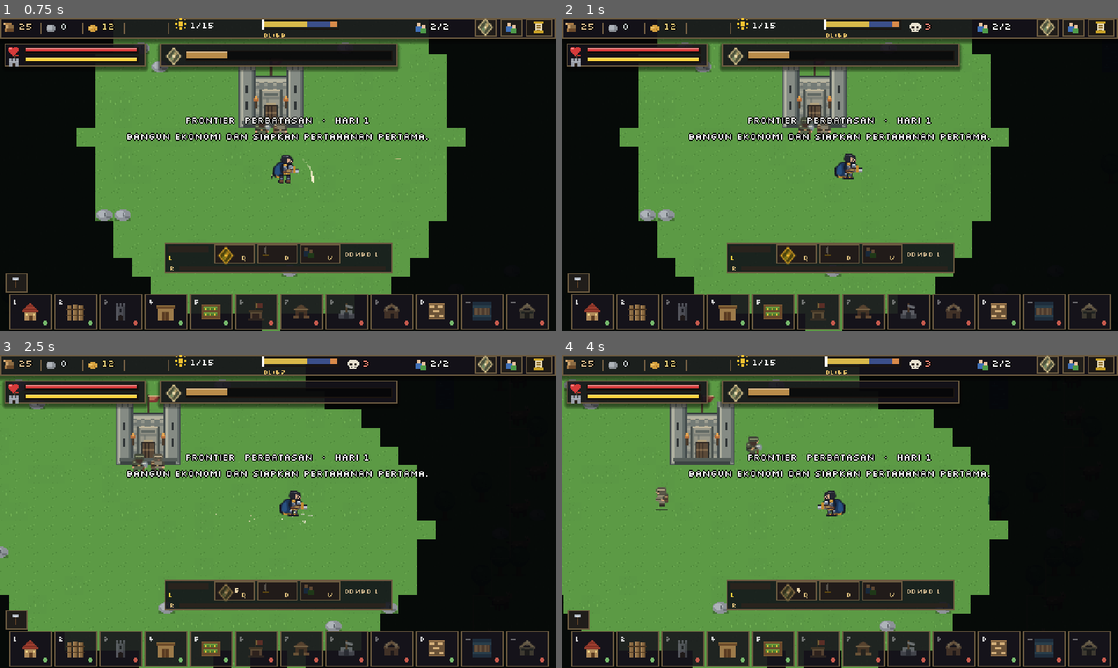
Above: before the commit, frames 1-4 (two rows, left to right).
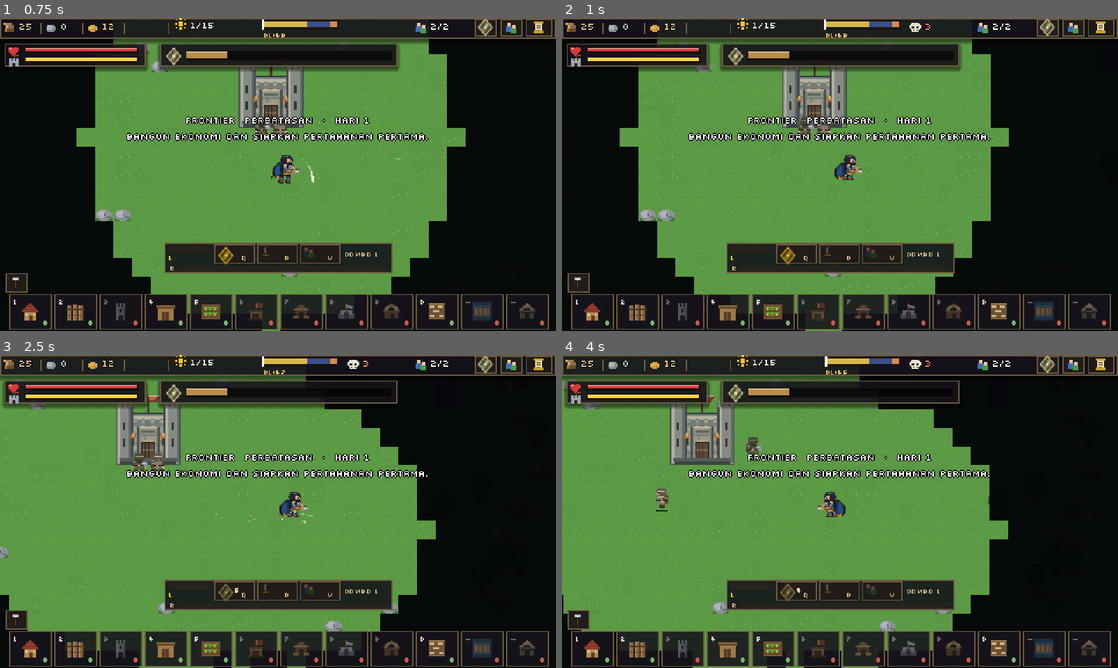
Above: after the commit, the same moments.

Repository: shimleabyte/hold-the-keep
Game: Godot game, scene res://scenes/main.tscn
The game is run twice, just before and just after one commit, with the same random seed, the same clock (stepped at 60 frames per second) and the same inputs.
Inputs (mouse positions are in pixels of both pictures, inside the frame that each line leads up to):
- Up to frame 1 (0.75 s): tap Enter (ui_accept) at 0.5 s; move the mouse to (400, 158) at 0.52 s; hold D (move_right) from 0.53 s (still down); hold F (attack) from 0.53 s (still down); click (400, 158) at 0.67 s
- Up to frame 2 (1 s): keep holding D (move_right); keep holding F (attack); tap Enter (ui_accept) at 0.77 s
- Up to frame 3 (2.5 s): release D (move_right) at 1.25 s; release F (attack) at 1.25 s; drag from (166, 527) to (250, 574) at 1.27 s; move the mouse to (333, 442) at 2.02 s; hold D (move_right) from 2.03 s (still down); hold F (attack) from 2.03 s (still down); tap Q (ability_dash) at 2.1 s
- Up to frame 4 (4 s): release D (move_right) at 2.75 s; release F (attack) at 2.75 s; drag from (812, 574) to (673, 464) at 2.77 s; move the mouse to (1006, 558) at 3.52 s; hold A (move_left) from 3.53 s (still down); hold F (attack) from 3.53 s (still down); tap Enter (ui_accept) at 3.77 s

Frame 1 is identical in both runs. In frame 2, 0.2% of the frame differs, in the area x 49-54%, y 43-52%; in frame 3, 0.1%; in frame 4, 0.3%, in the area x 16-51%, y 26-52%.

Commit message:
fix: keep protagonist locomotion grounded

Diff:
--- a/scripts/entities/sprite_anim.gd
+++ b/scripts/entities/sprite_anim.gd
@@ -258,12 +258,10 @@
         "idle":
             # Napas halus satu piksel, dengan fase awal berbeda per unit.
             return Vector2(0, -roundf(sin(_motion_t * TAU * 0.7 + _motion_phase) * 0.55))
-        "walk":
-            var walk_lift := absf(sin(progress * TAU))
-            return Vector2(0, -roundf(walk_lift))
-        "run":
-            var run_lift := absf(sin(progress * TAU))
-            return Vector2(0, -roundf(run_lift * 2.0))
+        "walk", "run":
+            # Locomotion lift/contact is authored in the atlas poses. A global
+            # vertical bob would detach the planted boot from the ground pivot.
+            return Vector2.ZERO
         "work":
             return _work_motion_offset(progress, forward)
         "hurt":
